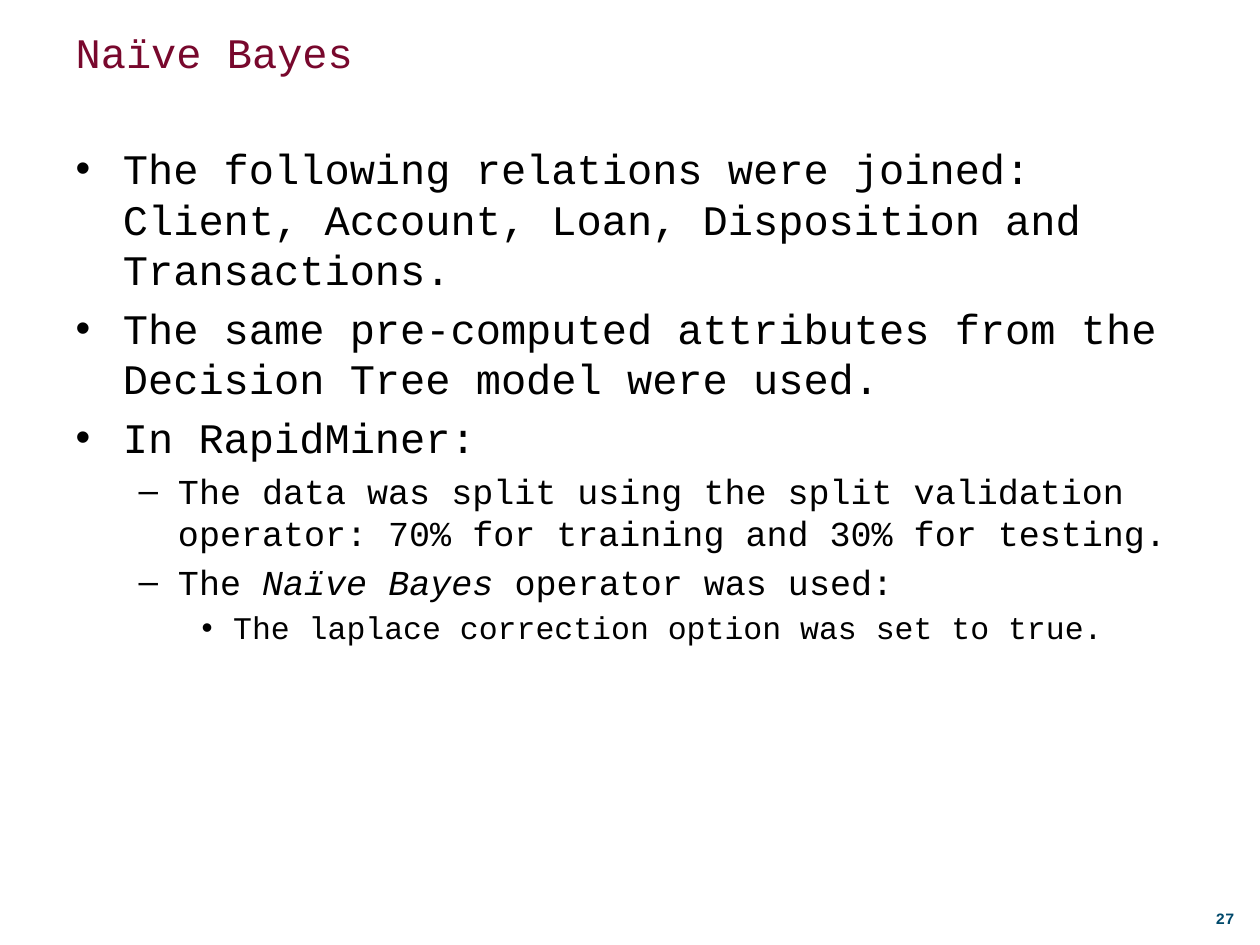
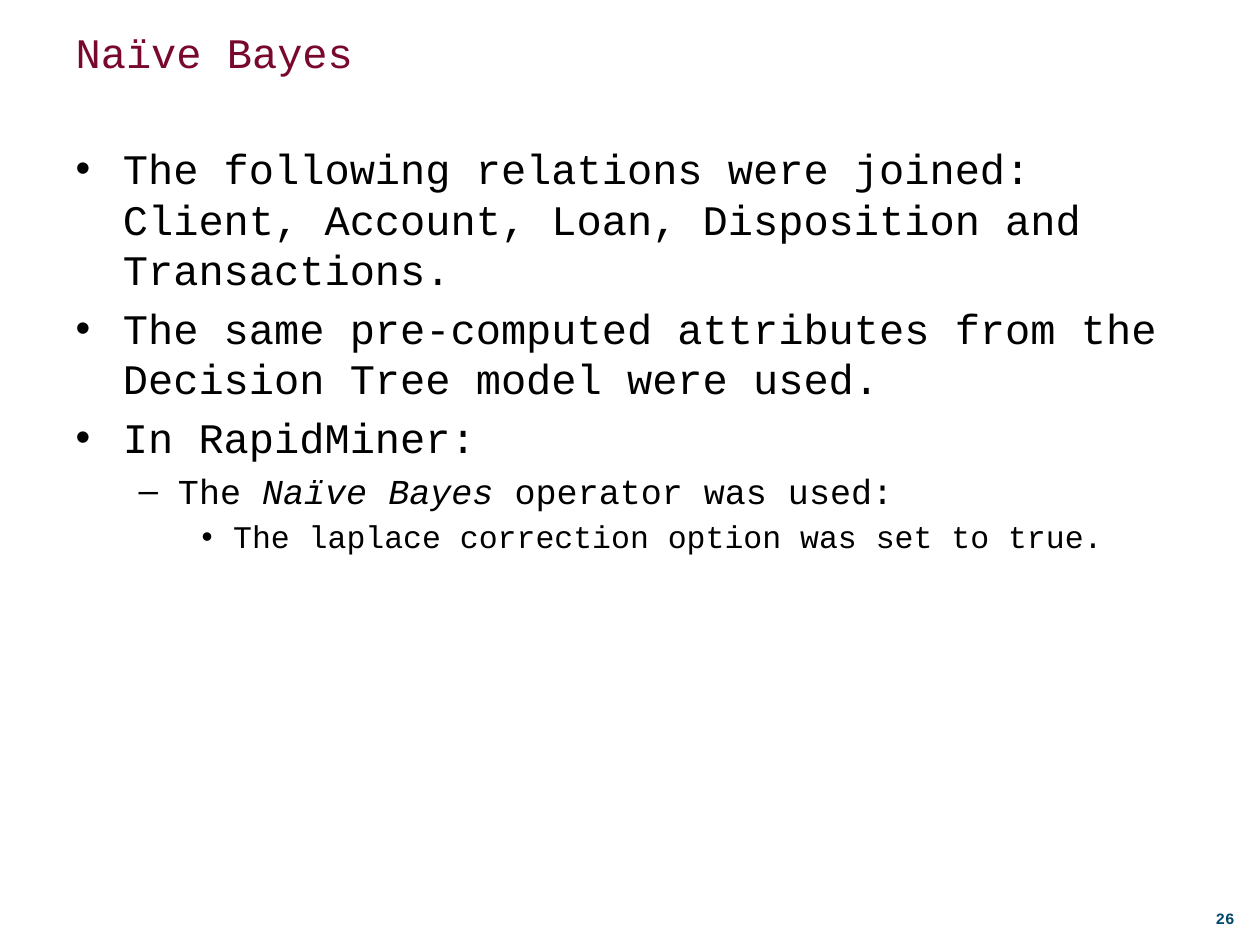
Before and after one commit to DDuarte/DataMiningBanking, a slide deck: slide 26 of Presentation/ecac_presentation.pptx (slide 27 before the commit). Drawn at 1260x945 pixels with LibreOffice and Linux fonts; fonts in the diff are those of the drawing; background and template pictures are left out. Boxes give left, top, right and bottom in pixels: in the first picture for what was removed or moved away, otherwise in the second. Text is boxed around its words. In the diff, an @@ line names an element or a change of style, - is before the commit and + after.

```diff
--- a/Presentation/ecac_presentation.pptx
+++ b/Presentation/ecac_presentation.pptx
@@ text at (178, 479, 1166, 554): paragraph removed @@
-  – The data was split using the split validation operator: 70% for training and 30% for testing.
@@ page number at (1216, 913, 1235, 924): text changed @@
-27
+26
```
Also in this commit, not shown: 5 other slides changed, 3 slides added.
